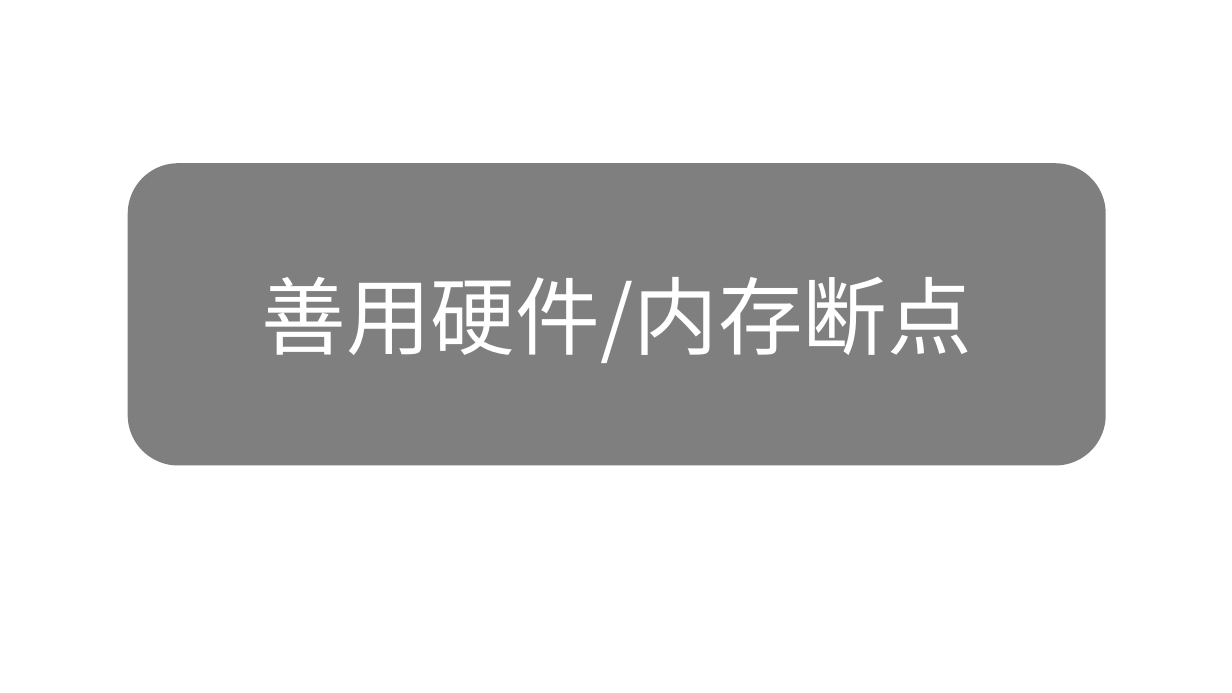
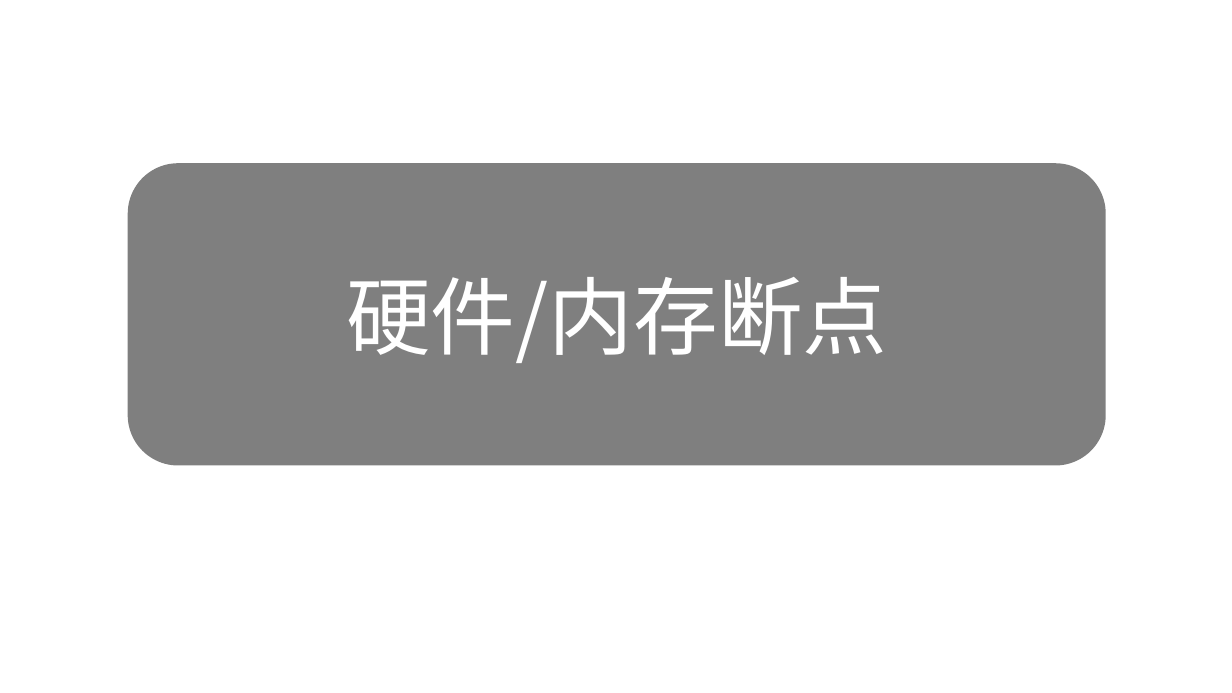
Before and after one commit to ZQF-ReVN/VN_Localization_Tutorials, a slide deck: slide 18 of Gal汉化分析/封包结构逆向/[Gal汉化分析] 封包逆向初步.pptx. Drawn at 1232x693 pixels with LibreOffice and Linux fonts; fonts in the diff are those of the drawing; background and template pictures are left out. Boxes give left, top, right and bottom in pixels: in the first picture for what was removed or moved away, otherwise in the second. Text is boxed around its words. In the diff, an @@ line names an element or a change of style, - is before the commit and + after.

```diff
--- a/Gal汉化分析/封包结构逆向/[Gal汉化分析] 封包逆向初步.pptx
+++ b/Gal汉化分析/封包结构逆向/[Gal汉化分析] 封包逆向初步.pptx
@@ text in rounded rectangle at [346,277,887,363]: text changed @@
-善用硬件/内存断点
+硬件/内存断点
```
Also in this commit, not shown: 9 other slides changed.
